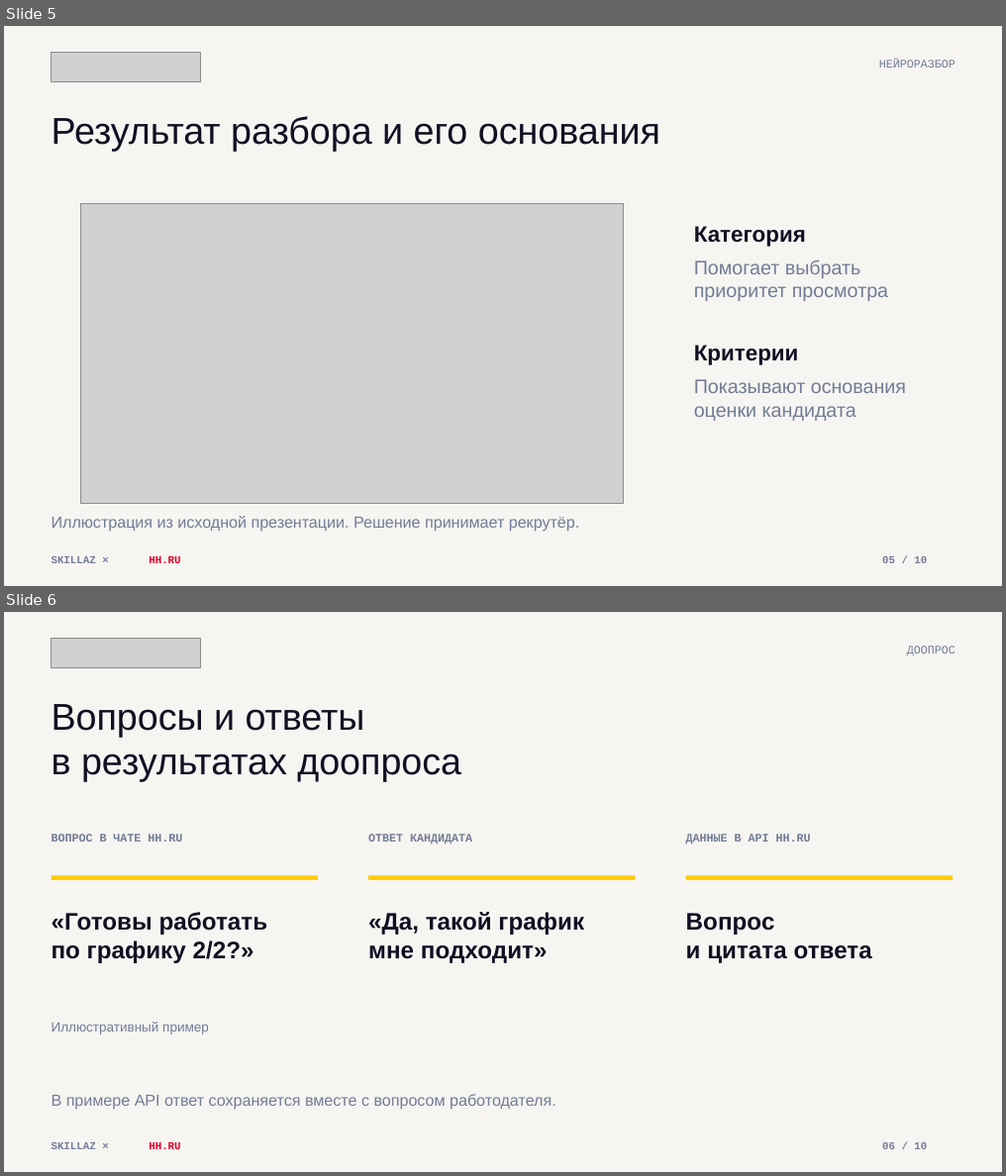
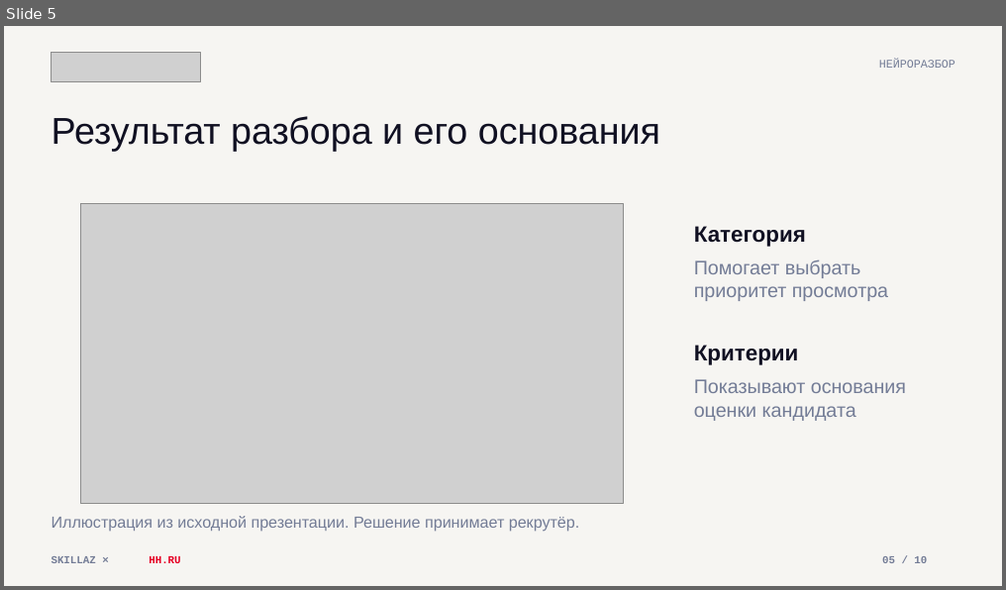
Before and after one commit to nastenakargina17-sudo/skillaz-hh-presentation, a slide deck: Skillaz-hh-Integration.pptx. Shown one above the other, each under a label of ours: slides 5 and 6 before the commit, slide 5 after it. The pictures are 1006x1176 and 1006x590 pixels, drawn with LibreOffice and Linux fonts; fonts in the diff are those of the drawing; grey boxes stand for pictures. Boxes give left, top, right and bottom in pixels: in the first picture for what was removed or moved away, otherwise in the second. Text is boxed around its words. In the diff, an @@ line names an element or a change of style, - is before the commit and + after.

```diff
--- a/Skillaz-hh-Integration.pptx
+++ b/Skillaz-hh-Integration.pptx
@@ slide 6 removed at bbox=[4, 612, 1002, 1172], background #F6F5F2 @@
@@ picture removed at bbox=[51, 638, 200, 667] @@
@@ text removed at bbox=[907, 646, 955, 656] @@
-ДООПРОС
@@ text removed at bbox=[52, 704, 461, 781] @@
-Вопросы и ответы
-в результатах доопроса
@@ text removed at bbox=[52, 834, 182, 842] @@
-ВОПРОС В ЧАТЕ HH.RU
@@ text removed at bbox=[368, 834, 472, 844] @@
-ОТВЕТ КАНДИДАТА
@@ text removed at bbox=[686, 834, 811, 844] @@
-ДАННЫЕ В API HH.RU
@@ rectangle removed at bbox=[51, 875, 317, 880] @@
@@ rectangle removed at bbox=[368, 875, 635, 880] @@
@@ rectangle removed at bbox=[686, 875, 952, 880] @@
@@ text removed at bbox=[52, 912, 268, 963] @@
-«Готовы работать
-по графику 2/2?»
@@ text removed at bbox=[368, 912, 584, 963] @@
-«Да, такой график
-мне подходит»
@@ text removed at bbox=[686, 913, 872, 963] @@
-Вопрос
-и цитата ответа
@@ text removed at bbox=[52, 1022, 209, 1035] @@
-Иллюстративный пример
@@ text removed at bbox=[52, 1094, 556, 1110] @@
-В примере API ответ сохраняется вместе с вопросом работодателя.
@@ text removed at bbox=[52, 1143, 96, 1150] @@
-SKILLAZ ×
@@ text removed at bbox=[149, 1143, 180, 1150] @@
-HH.RU
@@ text removed at bbox=[882, 1143, 927, 1150] @@
-06 / 10
```
Also in this commit, not shown: 5 slides changed, 2 slides added, 1 other slide removed, 1 other file.
